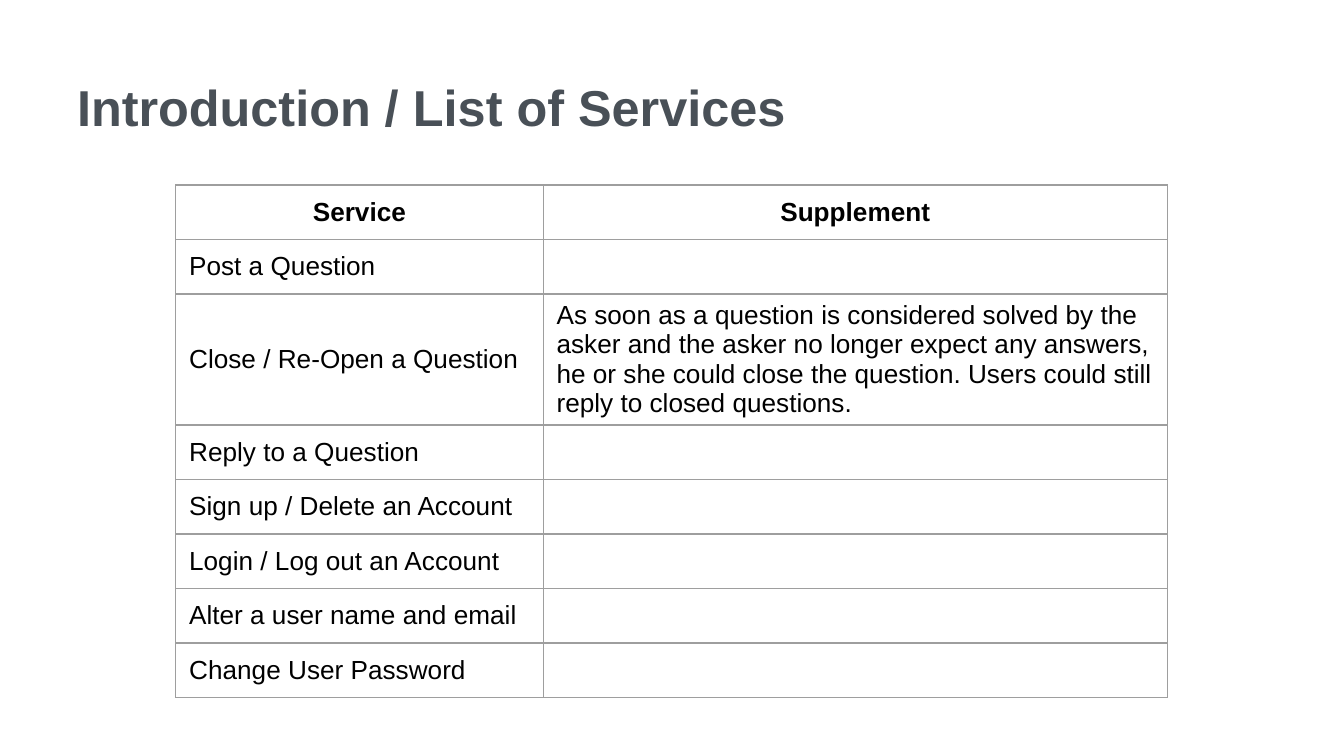
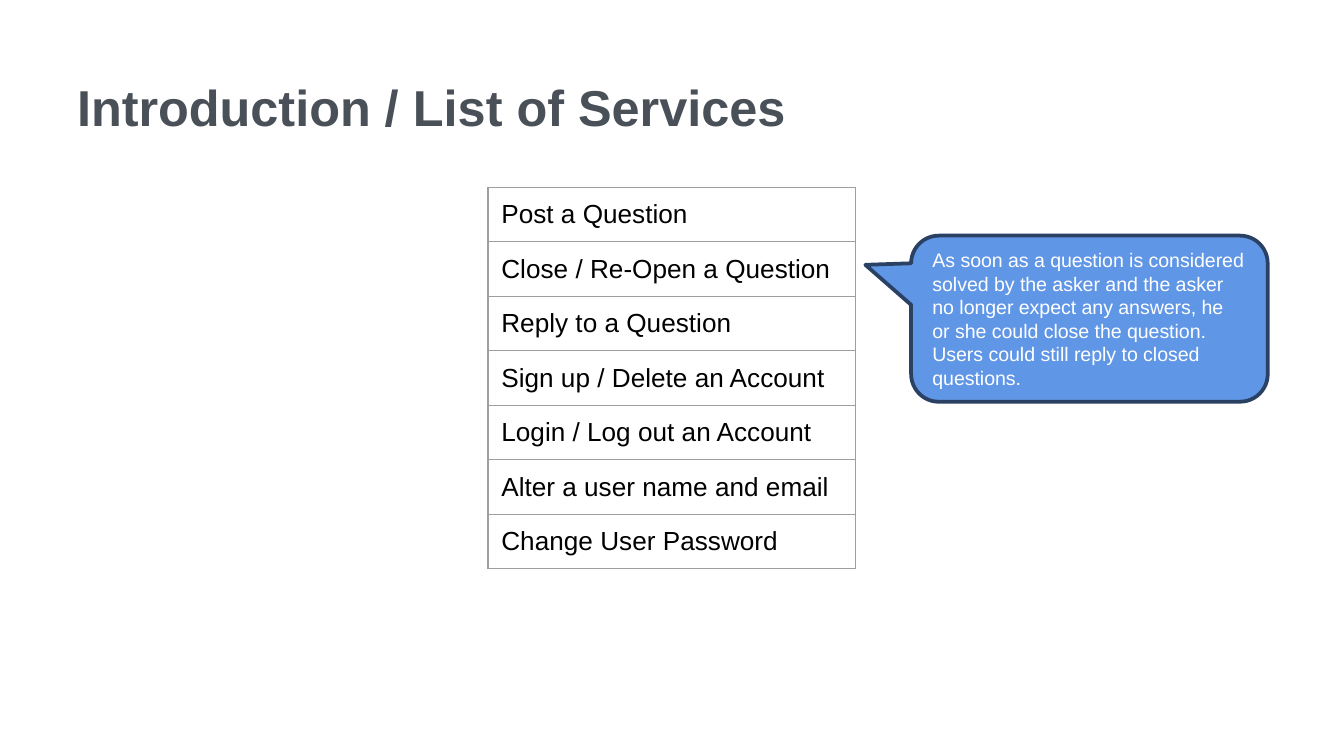
Before and after one commit to YanzhenHuang/CISC3003-Final-Project, a slide deck: slide 5 of My Project Archive/CISC3003-Project-Presentation (Final).pptx (slide 4 before the commit). Drawn at 1344x756 pixels with LibreOffice and Linux fonts; fonts in the diff are those of the drawing; background and template pictures are left out. Boxes give left, top, right and bottom in pixels: in the first picture for what was removed or moved away, otherwise in the second. Text is boxed around its words. In the diff, an @@ line names an element or a change of style, - is before the commit and + after.

```diff
--- a/My Project Archive/CISC3003-Project-Presentation (Final).pptx
+++ b/My Project Archive/CISC3003-Project-Presentation (Final).pptx
@@ table at <box>488,187,855,569</box> @@
-Service | Supplement
-Post a Question | 
-Close / Re-Open a Question | As soon as a question is considered solved by the asker and the asker no longer expect any answers, he or she could close the question. Users could still reply to closed questions.
-Reply to a Question | 
-Sign up / Delete an Account | 
-Login / Log out an Account | 
-Alter a user name and email | 
-Change User Password | 
+Post a Question
+Close / Re-Open a Question
+Reply to a Question
+Sign up / Delete an Account
+Login / Log out an Account
+Alter a user name and email
+Change User Password
@@ table: place and size @@
-table at <box>176,185,1168,706</box>
+table at <box>488,187,855,569</box>
@@ rounded speech box added at <box>911,235,1267,402</box>, fill #6096E6, outline #2A4265 2 pt, 10.5 pt, text #FFFFFF @@
+As soon as a question is considered solved by the asker and the asker no longer expect any answers, he or she could close the question. Users could still reply to closed questions.
```
Also in this commit, not shown: 8 other slides changed, 5 slides added, 1 other file.
